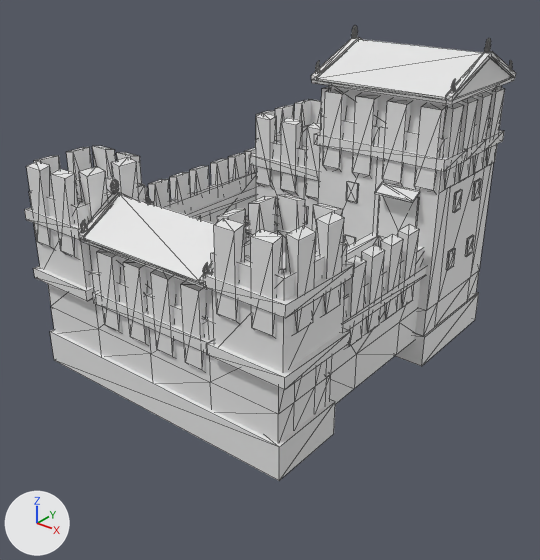
Renders of the COLLADA model art/meshes/structural/cyrene/fortress.dae from each side of a commit.
Rendered twice from a 50 mm camera at (31.4, -38.6, 27.2) aimed at (1.4, -1.1, 4.0). The axes (+X, +Y, +Z) are drawn at lower left. The lights are the same throughout. The picture after the commit comes second. Mesh edges are drawn as thin lines. Vertices at exactly the same position are counted once.

The first picture shows 'fortress'.
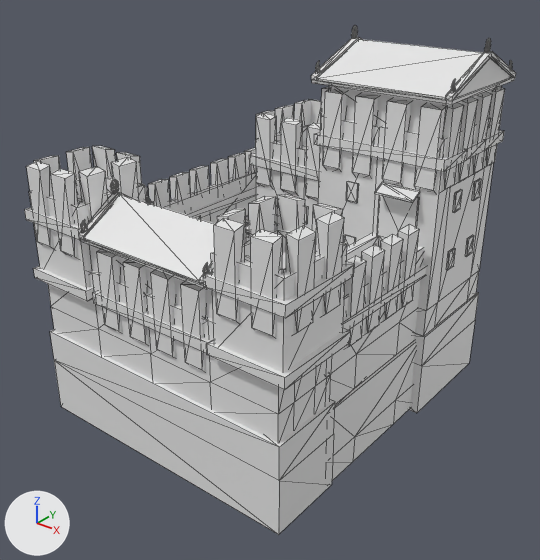
Changed parts and their boxes [x1, y1, x2, y2] in the pictures (540 x 560 px):
'fortress', reshaped (12% taller)
    before: [25, 25, 516, 481]
    after: [25, 25, 516, 534]
part 1 of me_cubo_084, added
    after: [332, 341, 416, 481]
part 2 of me_cubo_084, added
    after: [54, 320, 475, 534]

What the commit changed:
me_cubo_084 is used by ob_fortress; location (0.0, 0.0, 0.0).
me_cubo_084 had 1992 vertices, 3369 faces and spanned x -10.2..11.7, y -12.4..13.1, z -1.8..20.3.
me_cubo_084 now has 2042 vertices, 3459 faces and spans x -10.2..11.7, y -12.4..13.1, z -5.9..20.3.
me_cubo_084 part 1: the loose piece of 32 vertices spanning x 6.3..10.5, y -7.1..4.8, z 0.0..7.2 is copied, and the copy is scaled about its middle by (1.11, 1, 0.807), then moved by (0.0, 0.0, -6.5); it spans x 6.1..10.7, y -7.1..4.8, z -5.7..0.0.
Part 2, on me_cubo_084:
4 vertices are added at (-5.1, 4.8, -5.8), (4.6, 4.8, -5.8), (-5.1, 12.1, -5.8), (4.6, 12.1, -5.8).
14 new vertices lie (0.0, 0.0, -4.1) away from vertices in x -9.9..11.3, y -12.0..12.7, z -1.8.
30 new faces join them.
Other edits to the shape of me_cubo_084 do not show in these pictures.
